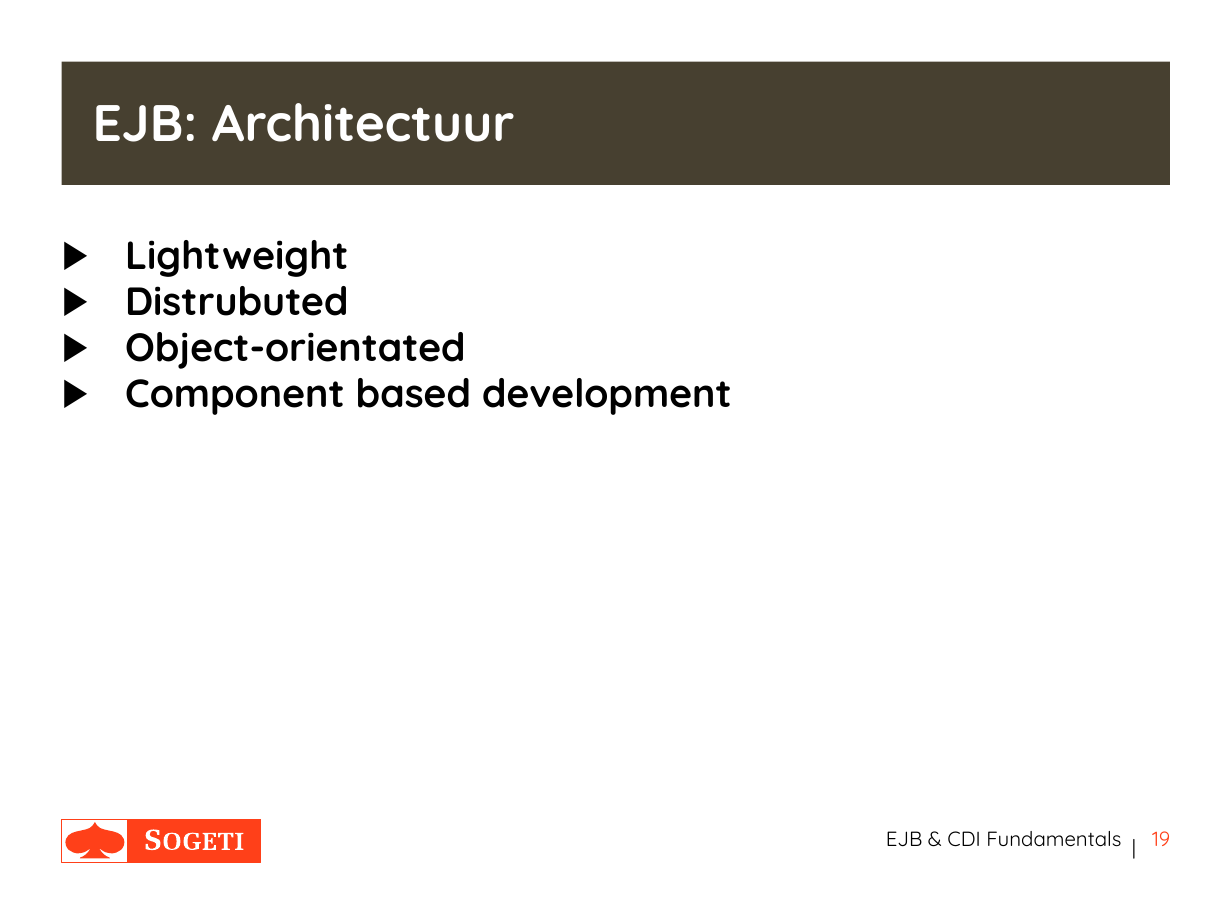
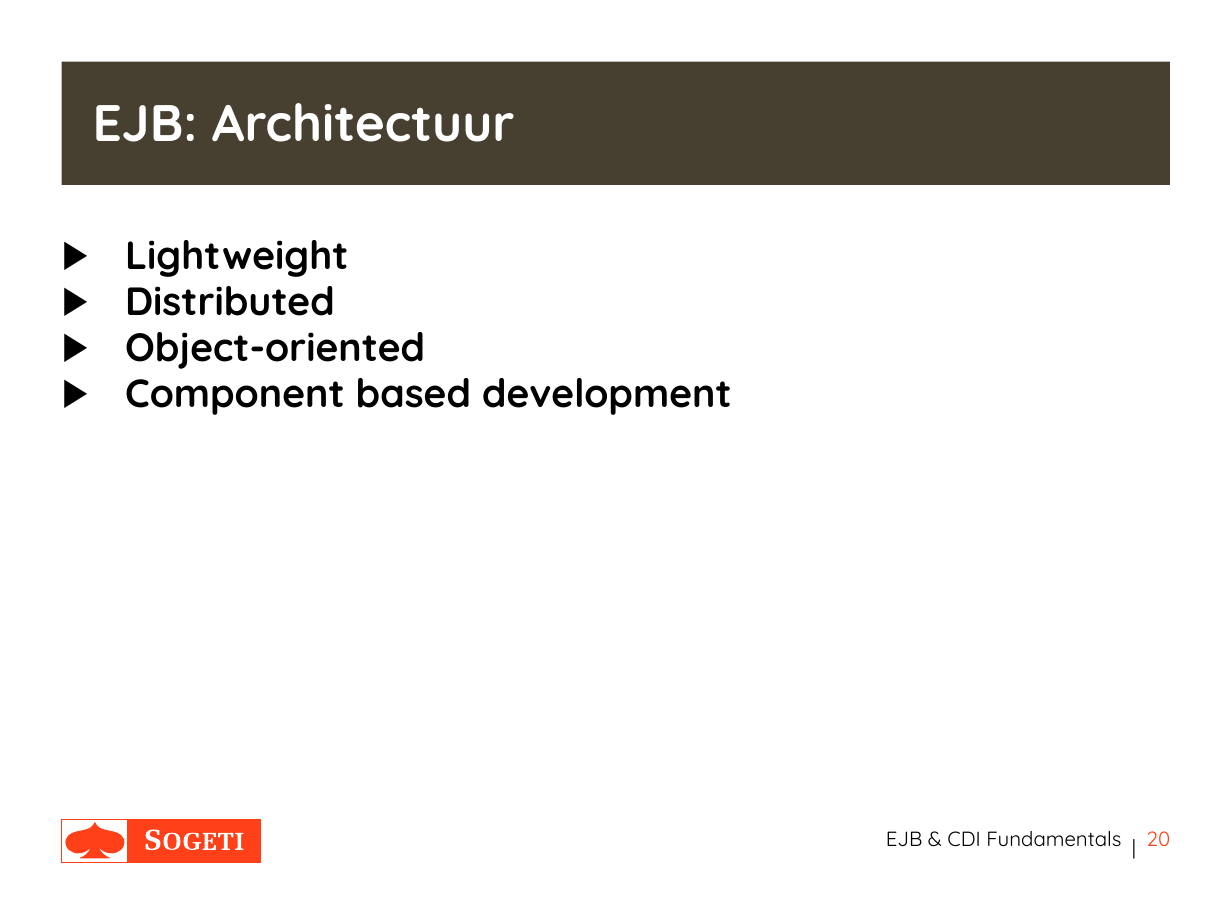
Before and after one commit to erwindeg/fontys-ejbcdi, a slide deck: slide 20 of Presentation-EJB&CDI.pptx (slide 19 before the commit). Drawn at 1232x924 pixels with LibreOffice and Linux fonts; fonts in the diff are those of the drawing. Boxes give left, top, right and bottom in pixels: in the first picture for what was removed or moved away, otherwise in the second. Text is boxed around its words. In the diff, an @@ line names an element or a change of style, - is before the commit and + after.

```diff
--- a/Presentation-EJB&CDI.pptx
+++ b/Presentation-EJB&CDI.pptx
@@ text at bbox=[125, 274, 425, 369]: text changed @@
-▶ Distrubuted
-▶ Object-orientated
+▶ Distributed
+▶ Object-oriented
@@ page number at bbox=[1146, 831, 1170, 846]: text changed @@
-19
+20
```
Also in this commit, not shown: 2 other slides changed, 1 slide added.
